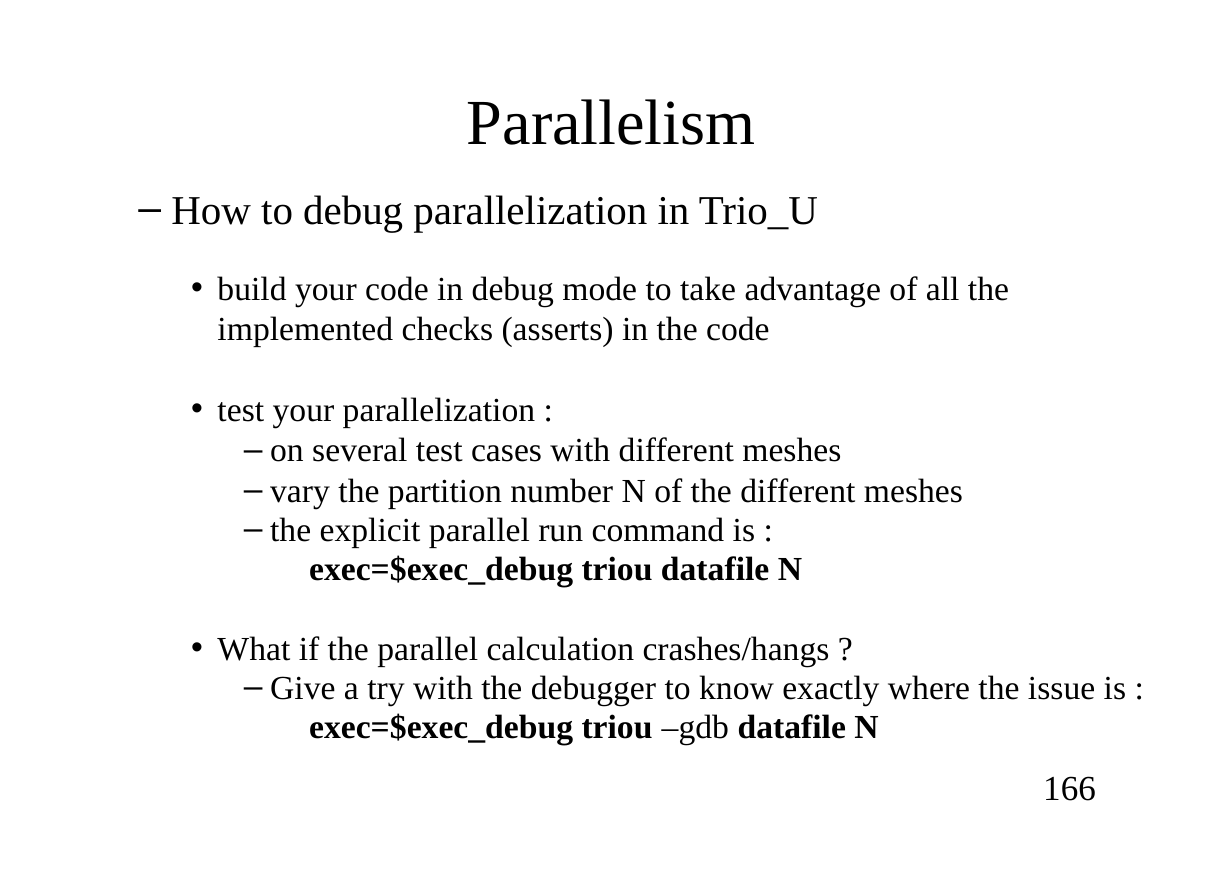
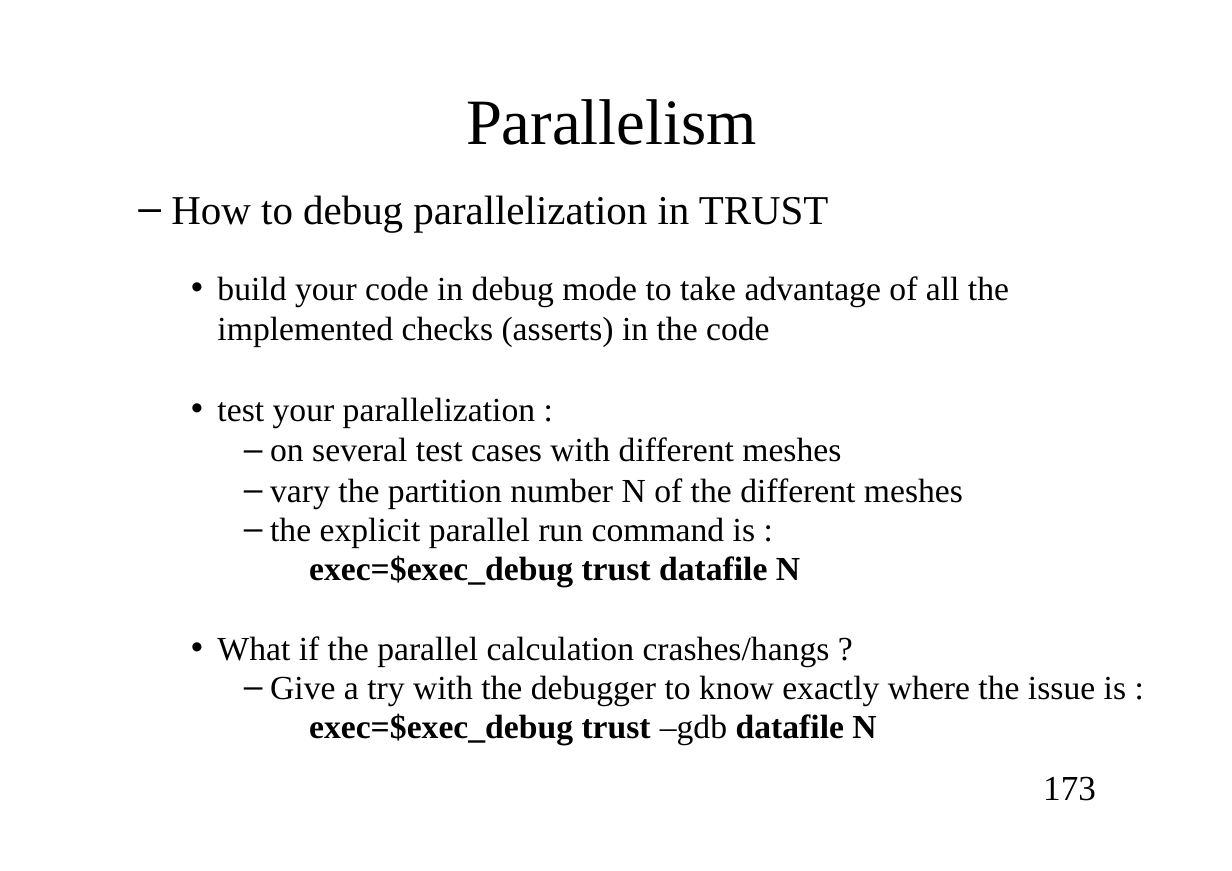
Before and after one commit to cea-trust-platform/trust-code, a slide deck: slide 173 of doc/TRUST/Developer_TRUST_presentation.odp (slide 166 before the commit). Drawn at 1232x871 pixels with LibreOffice and Linux fonts; fonts in the diff are those of the drawing; background and template pictures are left out. Boxes give left, top, right and bottom in pixels: in the first picture for what was removed or moved away, otherwise in the second. Text is boxed around its words. In the diff, an @@ line names an element or a change of style, - is before the commit and + after.

```diff
--- a/doc/TRUST/Developer_TRUST_presentation.odp
+++ b/doc/TRUST/Developer_TRUST_presentation.odp
@@ title "Parallelism" at box(466, 99, 756, 145): size 43.9 to 44.2 pt @@
@@ text at box(171, 195, 829, 232): text changed @@
-  – How to debug parallelization in Trio_U
+  – How to debug parallelization in TRUST
@@ text at box(309, 555, 800, 587): text changed @@
-exec=$exec_debug triou datafile N
+exec=$exec_debug trust datafile N
@@ text at box(309, 713, 876, 745): text changed @@
-        exec=$exec_debug triou –gdb datafile N
+        exec=$exec_debug trust –gdb datafile N
@@ page number at box(1043, 776, 1096, 801): text changed @@
-166
+173
```
Also in this commit, not shown: 156 other slides changed, 12 slides added, 7 slides removed, 7 other files.
